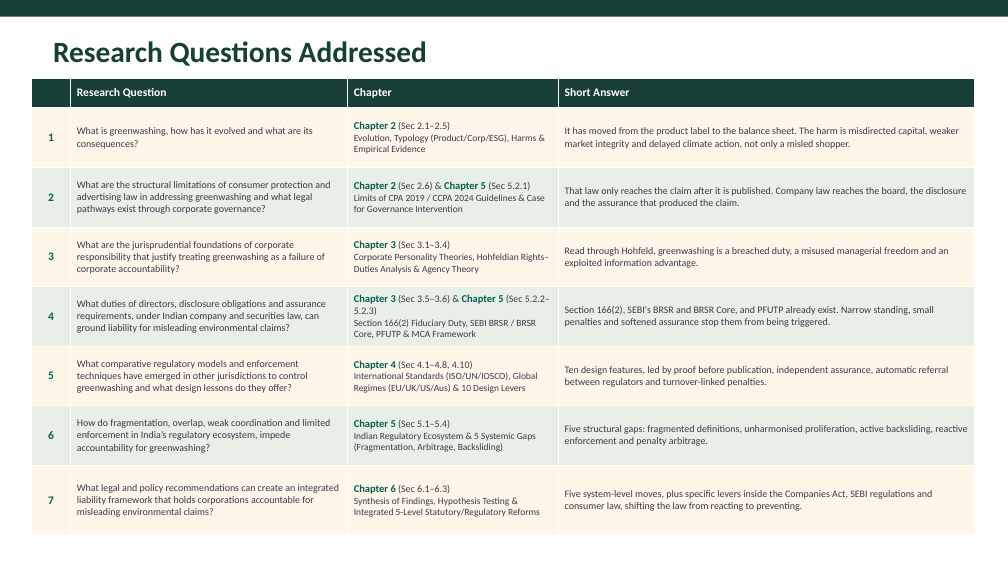
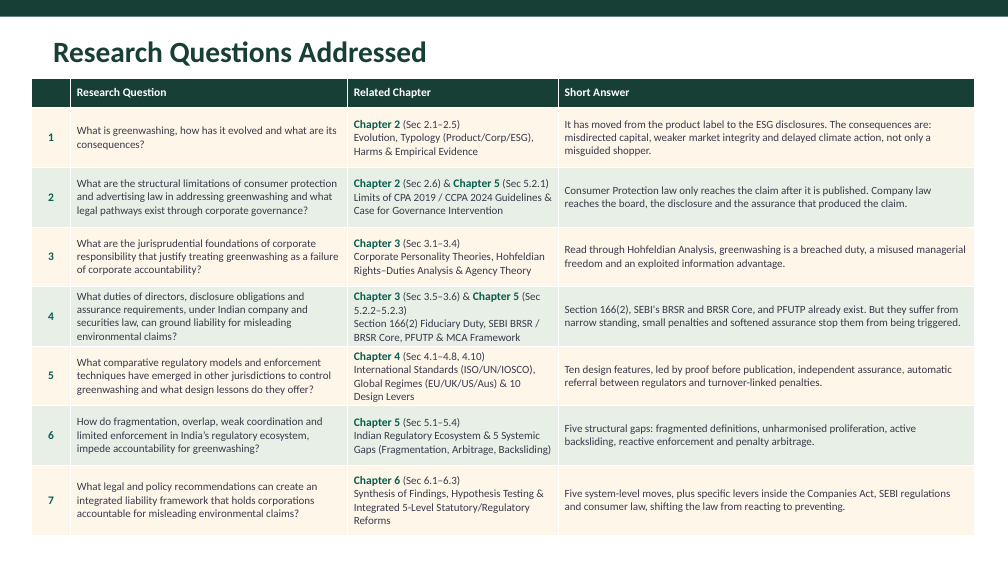
Before and after one commit to atul516/Final-VIva, a slide deck: slide 20 of Thesis Defence Presentation.pptx. Drawn at 1008x567 pixels with LibreOffice and Linux fonts; fonts in the diff are those of the drawing. Boxes give left, top, right and bottom in pixels: in the first picture for what was removed or moved away, otherwise in the second. Text is boxed around its words. In the diff, an @@ line names an element or a change of style, - is before the commit and + after.

Commit message:
docs: update thesis defence presentation slides

```diff
--- a/Thesis Defence Presentation.pptx
+++ b/Thesis Defence Presentation.pptx
@@ table at box(31, 78, 974, 562) @@
-row 1, column 3: Chapter
+row 1, column 3: Related Chapter
-row 2, column 4: It has moved from the product label to the balance sheet. The harm is misdirected capital, weaker market integrity and delayed climate action, not only a misled shopper.
+row 2, column 4: It has moved from the product label to the ESG disclosures. The consequences are: misdirected capital, weaker market integrity and delayed climate action, not only a misguided shopper.
-row 3, column 4: That law only reaches the claim after it is published. Company law reaches the board, the disclosure and the assurance that produced the claim.
+row 3, column 4: Consumer Protection law only reaches the claim after it is published. Company law reaches the board, the disclosure and the assurance that produced the claim.
-row 4, column 4: Read through Hohfeld, greenwashing is a breached duty, a misused managerial freedom and an exploited information advantage.
+row 4, column 4: Read through Hohfeldian Analysis, greenwashing is a breached duty, a misused managerial freedom and an exploited information advantage.
-row 5, column 4: Section 166(2), SEBI's BRSR and BRSR Core, and PFUTP already exist. Narrow standing, small penalties and softened assurance stop them from being triggered.
+row 5, column 4: Section 166(2), SEBI's BRSR and BRSR Core, and PFUTP already exist. But they suffer from narrow standing, small penalties and softened assurance stop them from being triggered.
@@ size 9.5 to 10.5 pt in "What is greenwashing, how has it evolved ...", "(Sec 2.1–2.5)", "What are the structural limitations of consumer ...", "(Sec 2.6) & (Sec 5.2.1)" and 13 more places @@
@@ size 10 to 11 pt in "Chapter 2", "Chapter 2 Chapter 5", "Chapter 3", "Chapter 3 Chapter 5" and 3 more places @@
@@ size 9 to 10.5 pt in "Evolution, Typology (Product/Corp/ESG), Harms & Empirical Ev ...", "Limits of CPA 2019 / CCPA 2024 ...", "Corporate Personality Theories, Hohfeldian Rights–Duties Ana ...", "Section 166(2) Fiduciary Duty, SEBI BRSR / ..." and 3 more places @@
```
